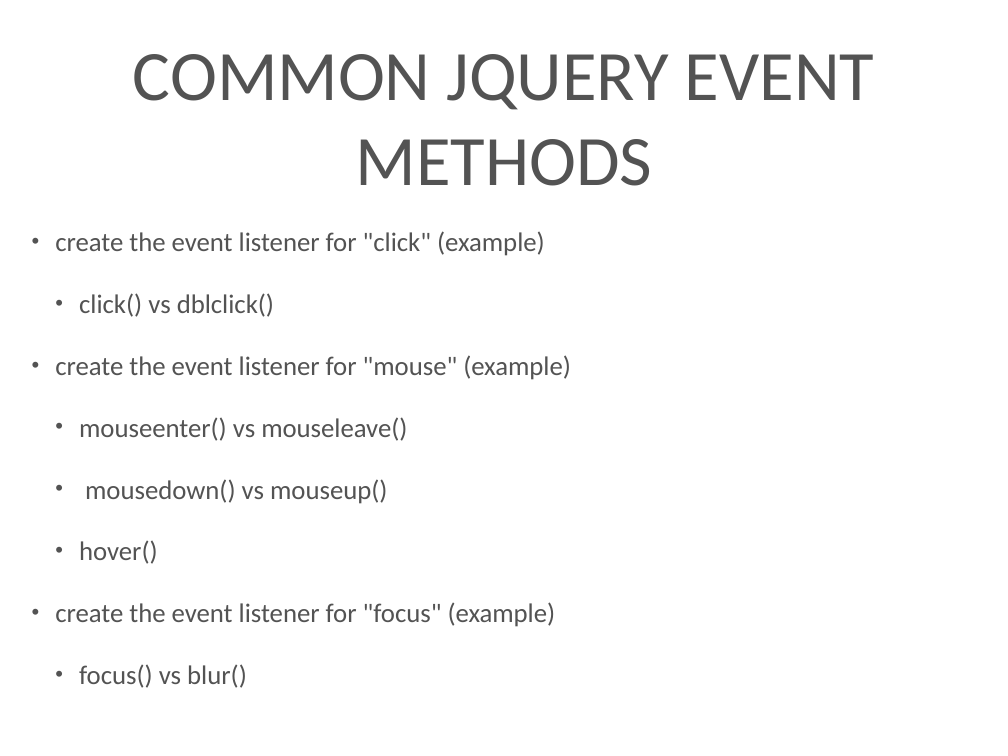
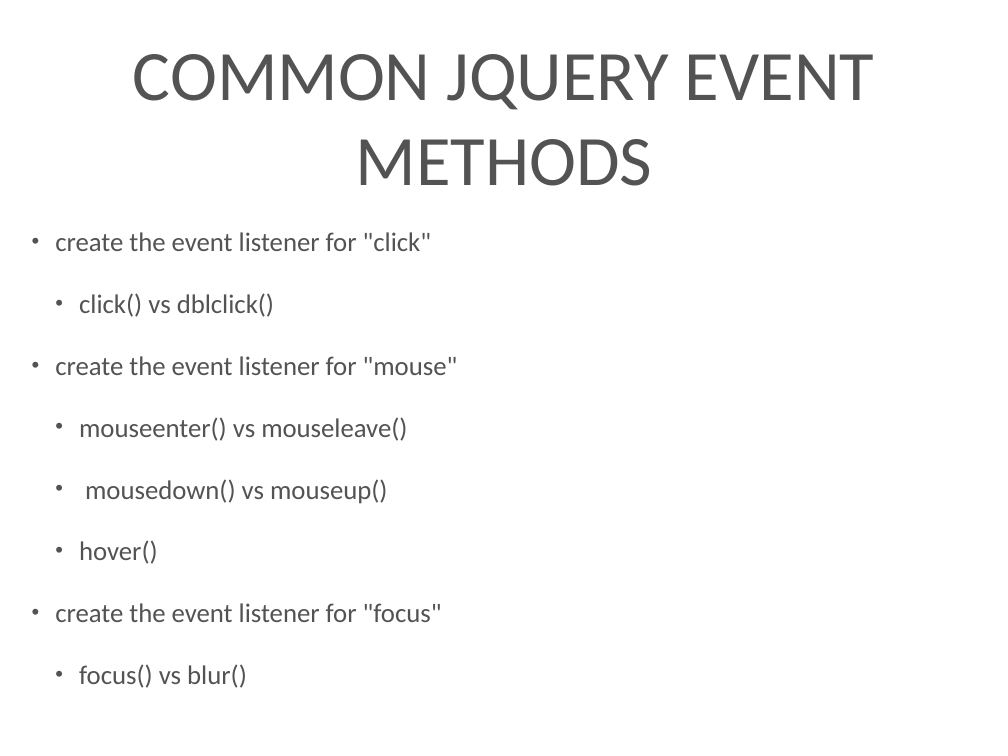
Before and after one commit to kenton-steiner18/Techtasks, a slide deck: slide 33 of presentation/jQuery.pptx. Drawn at 1008x756 pixels with LibreOffice and Linux fonts; fonts in the diff are those of the drawing; background and template pictures are left out. Boxes give left, top, right and bottom in pixels: in the first picture for what was removed or moved away, otherwise in the second. Text is boxed around its words. In the diff, an @@ line names an element or a change of style, - is before the commit and + after.

```diff
--- a/presentation/jQuery.pptx
+++ b/presentation/jQuery.pptx
@@ text at box(55, 232, 431, 251): text changed @@
-• create the event listener for "click" (example)
+• create the event listener for "click"
@@ text at box(55, 356, 458, 375): text changed @@
-• create the event listener for "mouse" (example)
+• create the event listener for "mouse"
@@ text at box(55, 603, 442, 622): text changed @@
-• create the event listener for "focus" (example)
+• create the event listener for "focus"
```
Also in this commit, not shown: 3 other slides changed.
